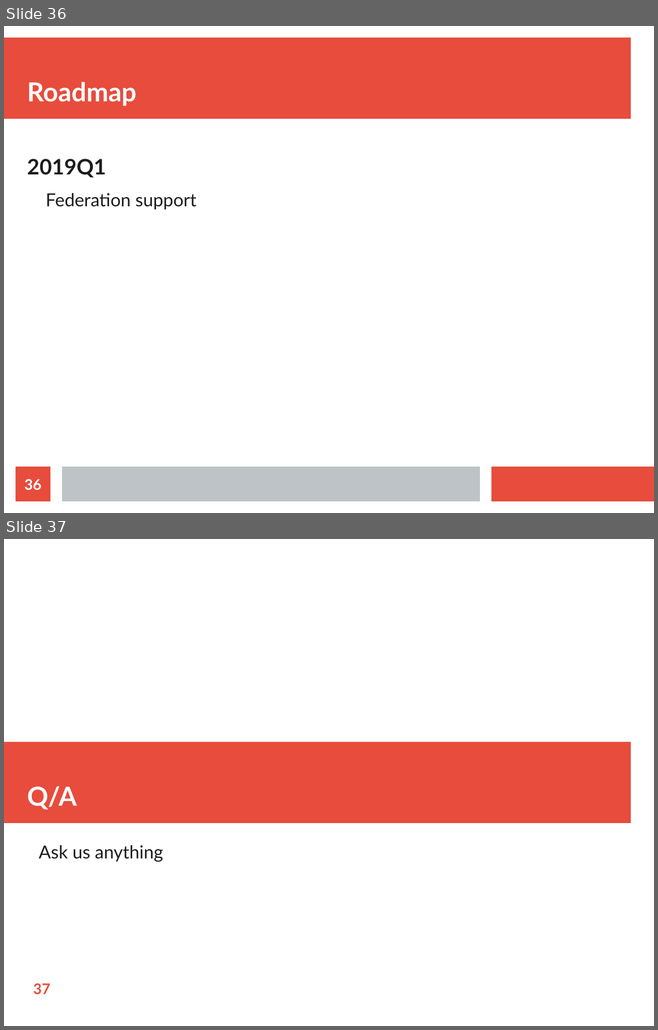
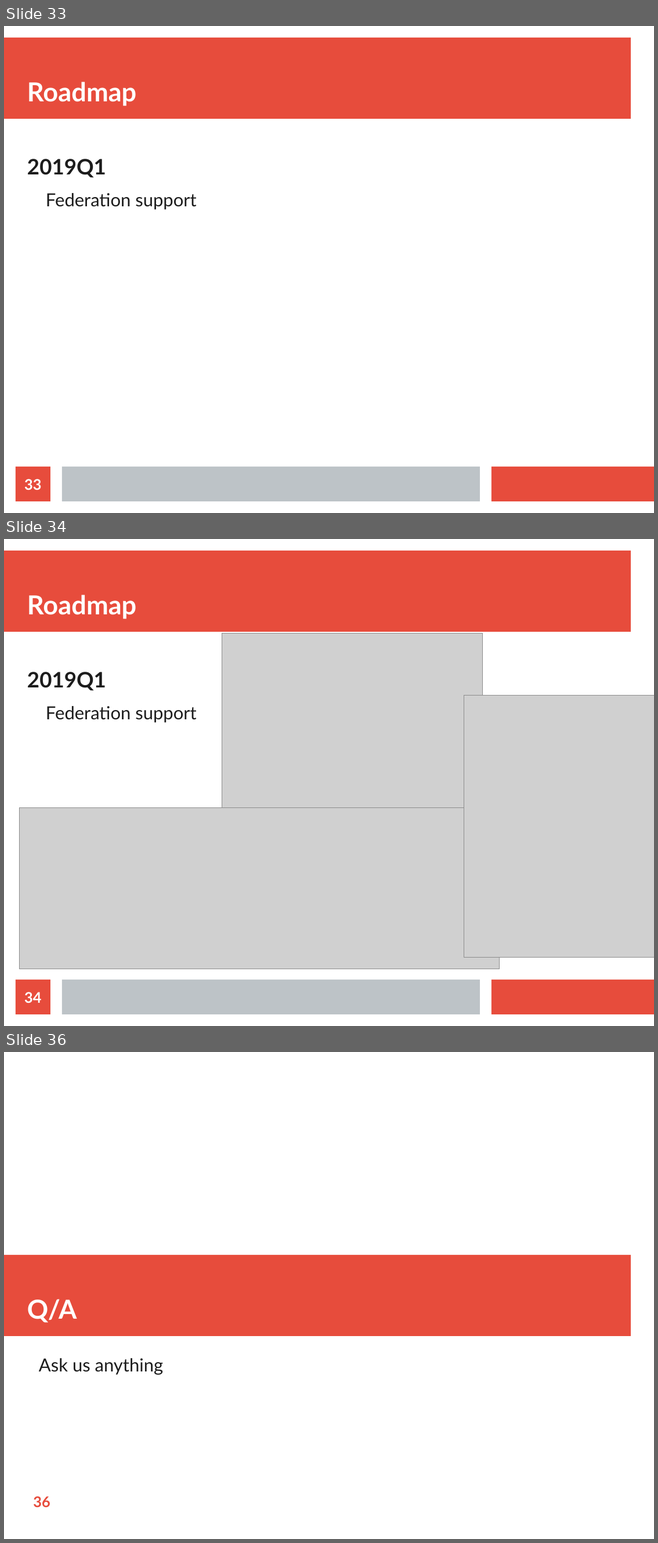
Before and after one commit to AbsolutelyLudicrous/cbus-2018, a slide deck: eventor.odp. Shown one above the other, each under a label of ours: slides 36 and 37 before the commit, slides 33, 34 and 36 after it; the slides between them are not shown. The pictures are 658x1030 and 658x1543 pixels, drawn with LibreOffice and Linux fonts; fonts in the diff are those of the drawing; grey boxes stand for pictures. Boxes give left, top, right and bottom in pixels: in the first picture for what was removed or moved away, otherwise in the second. Text is boxed around its words. In the diff, an @@ line names an element or a change of style, - is before the commit and + after.

```diff
--- a/eventor.odp
+++ b/eventor.odp
@@ slide 34 added at (4,539,654,1026), background #FFFFFF; not listed: 3 template elements that a slide beside it also shows @@
@@ title added at (27,595,136,619), 32 pt, text #FFFFFF, bold @@
+Roadmap
@@ picture added at (222,634,482,894) @@
@@ text added at (27,672,196,723), 22 pt, text #1C1C1C @@
+2019Q1
+  Federation support
@@ picture added at (464,696,654,958) @@
@@ picture added at (19,808,499,969) @@
@@ page number added at (16,980,50,1015), fill #E74C3C, 18 pt, text #FFFFFF, bold @@
+34
@@ what was slide 36 is now slide 33 @@
@@ page number at (24,479,41,490): text changed @@
-36
+33
@@ what was slide 37 is now slide 36 @@
@@ page number at (33,1496,50,1507): text changed @@
-37
+36
```
Also in this commit, not shown: 4 slides changed, 2 other slides added, 4 slides removed.
